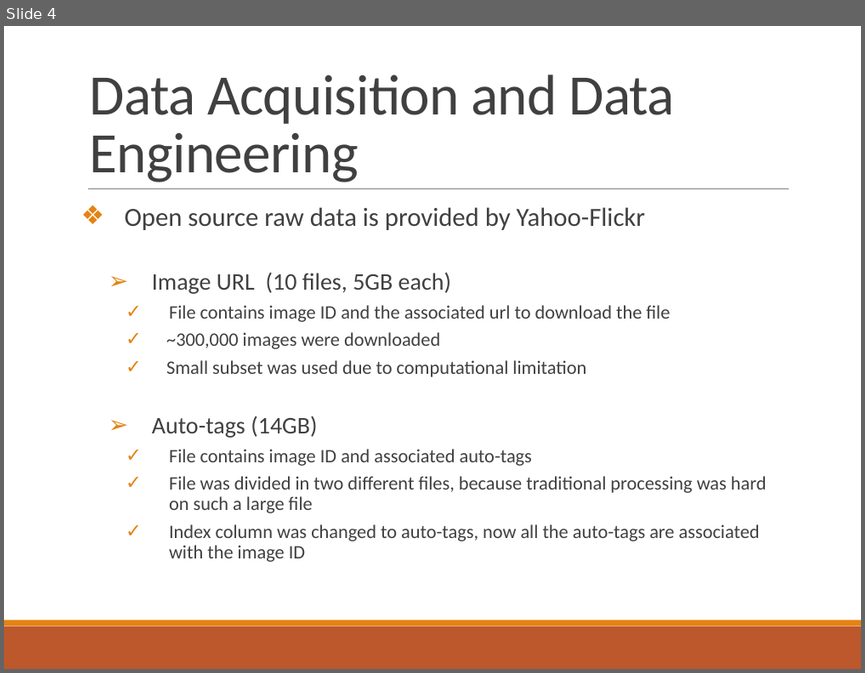
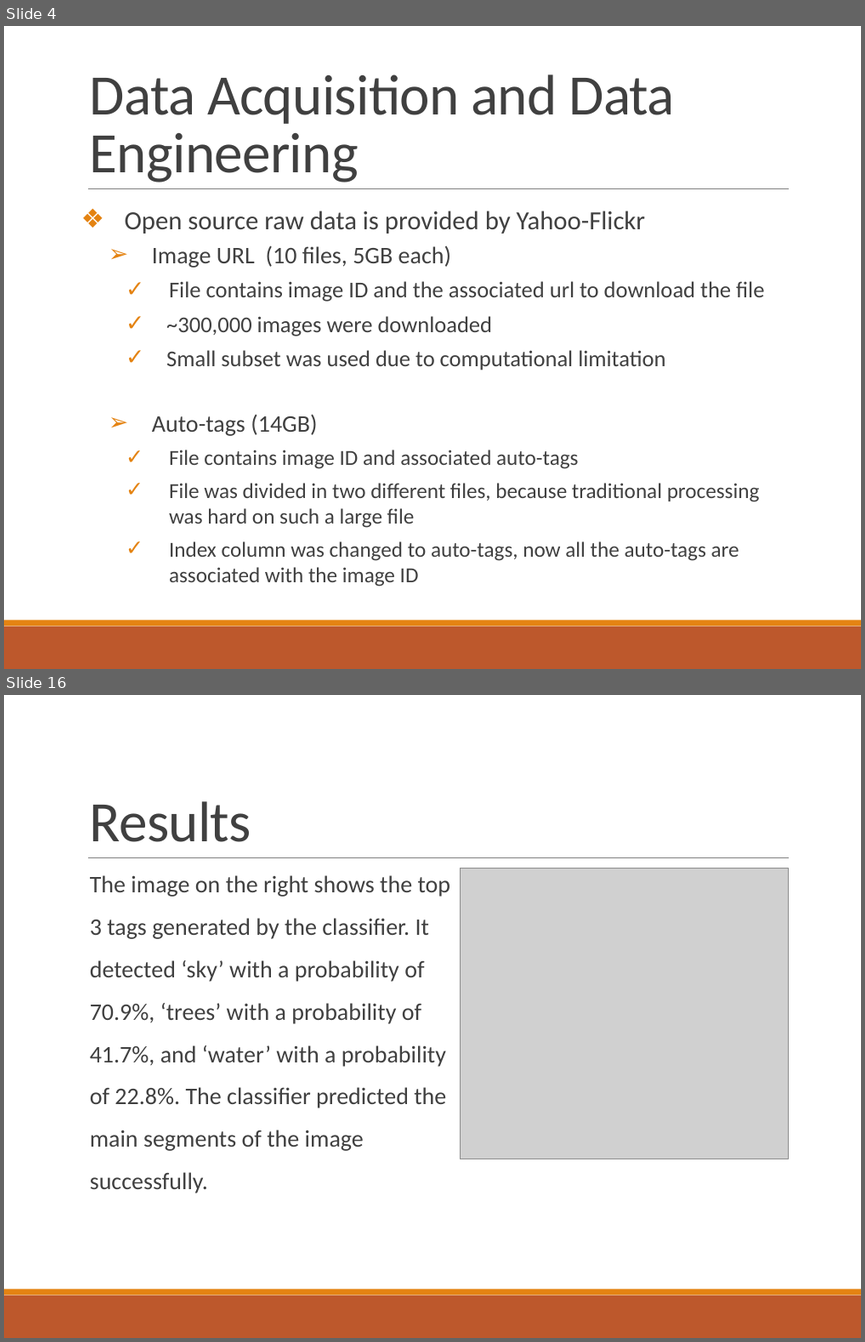
Before and after one commit to somyamohanty/Pixel_Dawgs, a slide deck: Final Presentation.pptx. Shown one above the other, each under a label of ours: slide 4 before the commit, slides 4 and 16 after it; the slides between them are not shown. The pictures are 865x673 and 865x1342 pixels, drawn with LibreOffice and Linux fonts; fonts in the diff are those of the drawing; grey boxes stand for pictures. Boxes give left, top, right and bottom in pixels: in the first picture for what was removed or moved away, otherwise in the second. Text is boxed around its words. In the diff, an @@ line names an element or a change of style, - is before the commit and + after.

Commit message:
Adding completed final presentation and some images used in the presentation

```diff
--- a/Final Presentation.pptx
+++ b/Final Presentation.pptx
@@ slide 16 added at box(4, 695, 861, 1338), background #FFFFFF; not listed: 3 template elements that a slide beside it also shows @@
@@ title added at box(90, 801, 251, 842), 48 pt, text #404040 @@
+Results
@@ picture added at box(460, 868, 788, 1159) @@
@@ text added at box(90, 875, 451, 1193), 20 pt, text #404040 @@
+  The image on the right shows the top
+  3 tags generated by the classifier. It
+  detected ‘sky’ with a probability of
+  70.9%, ‘trees’ with a probability of
+  41.7%, and ‘water’ with a probability
+  of 22.8%. The classifier predicted the
+  main segments of the image
+  successfully.
@@ slide 4 changed as well @@
@@ text "Open source raw data is ..." at box(125, 210, 764, 586): size 16 to 19 pt in "File contains image ID and the associated ...", "~300,000 images were downloaded", "Small subset was used due to computational ..."; size 16 to 18 pt in "File contains image ID and associated auto-tags", "File was divided in two different files, ...", "Index column was changed to auto-tags, now ..."; line spacing 0.9 to 1 @@
```
Also in this commit, not shown: 3 other slides changed, 12 other slides added, 2 other files.
